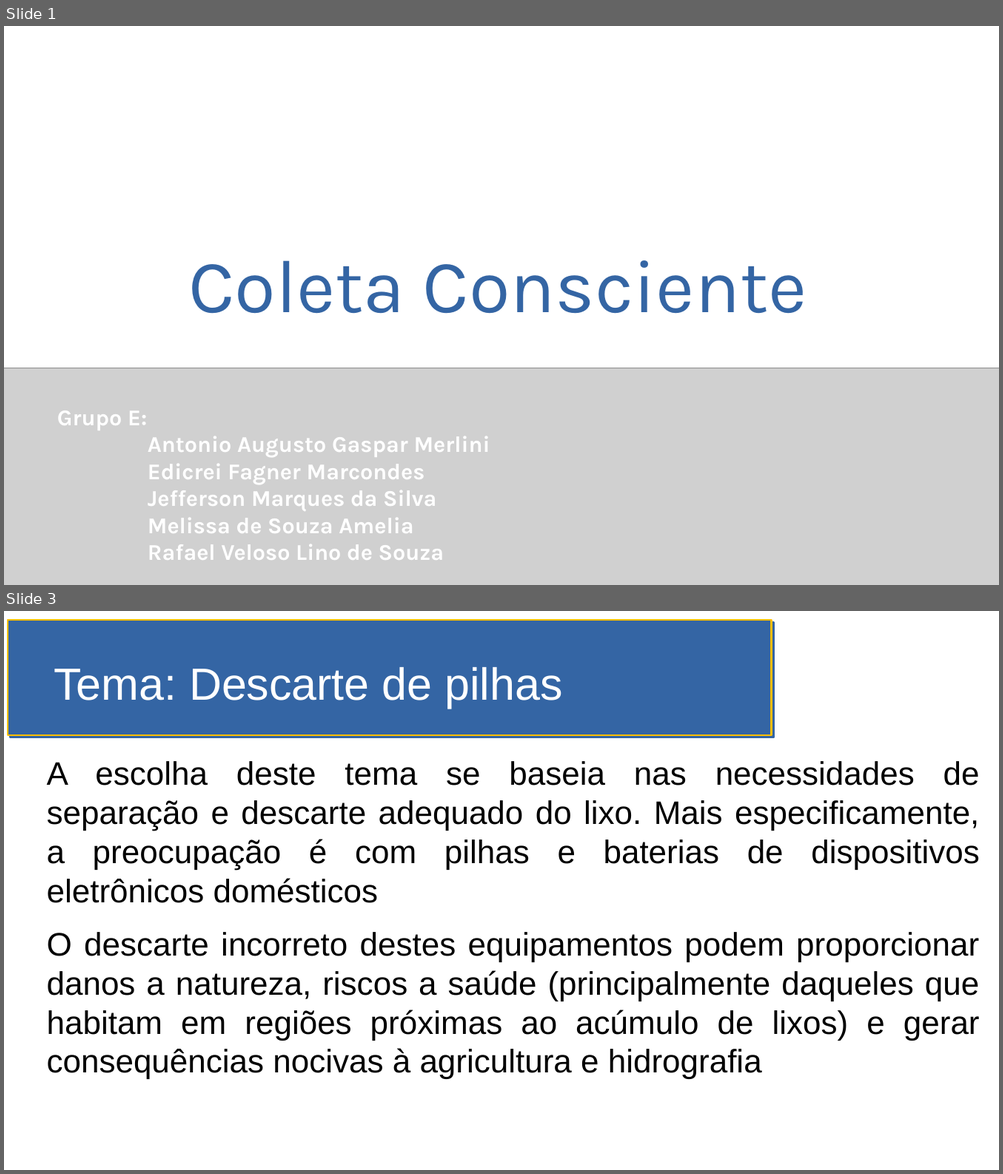
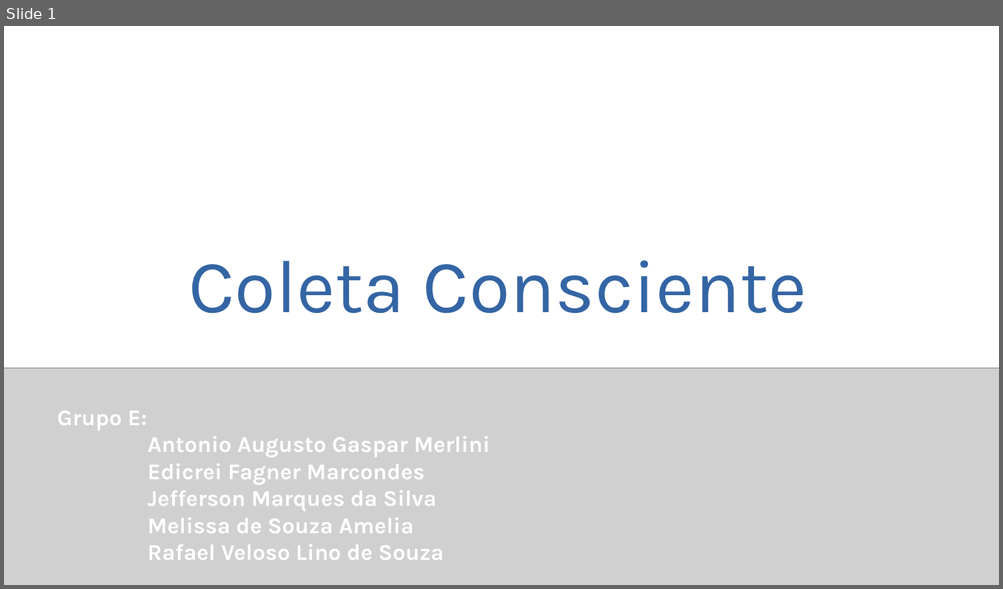
Before and after one commit to MBA-Impacta/mvp-coleta-consciente-descricao, a slide deck: SlidesMVP.odp. Shown one above the other, each under a label of ours: slides 1 and 3 before the commit, slide 1 after it; the slides between them are not shown. The pictures are 1003x1174 and 1003x589 pixels, drawn with LibreOffice and Linux fonts; fonts in the diff are those of the drawing; grey boxes stand for pictures. Boxes give left, top, right and bottom in pixels: in the first picture for what was removed or moved away, otherwise in the second. Text is boxed around its words. In the diff, an @@ line names an element or a change of style, - is before the commit and + after.

```diff
--- a/SlidesMVP.odp
+++ b/SlidesMVP.odp
@@ slide 3 removed at box(4, 611, 999, 1170), background #FFFFFF @@
@@ rectangle removed at box(8, 620, 771, 735) @@
@@ title removed at box(54, 667, 562, 708) @@
-Tema: Descarte de pilhas
@@ text removed at box(47, 761, 979, 1079) @@
-A escolha deste tema se baseia nas necessidades de separação e descarte adequado do lixo. Mais especificamente, a preocupação é com pilhas e baterias de dispositivos eletrônicos domésticos
-O descarte incorreto destes equipamentos podem proporcionar danos a natureza, riscos a saúde (principalmente daqueles que habitam em regiões próximas ao acúmulo de lixos) e gerar consequências nocivas à agricultura e hidrografia
```
Also in this commit, not shown: 8 other slides changed, 3 slides added, 6 other slides removed.
